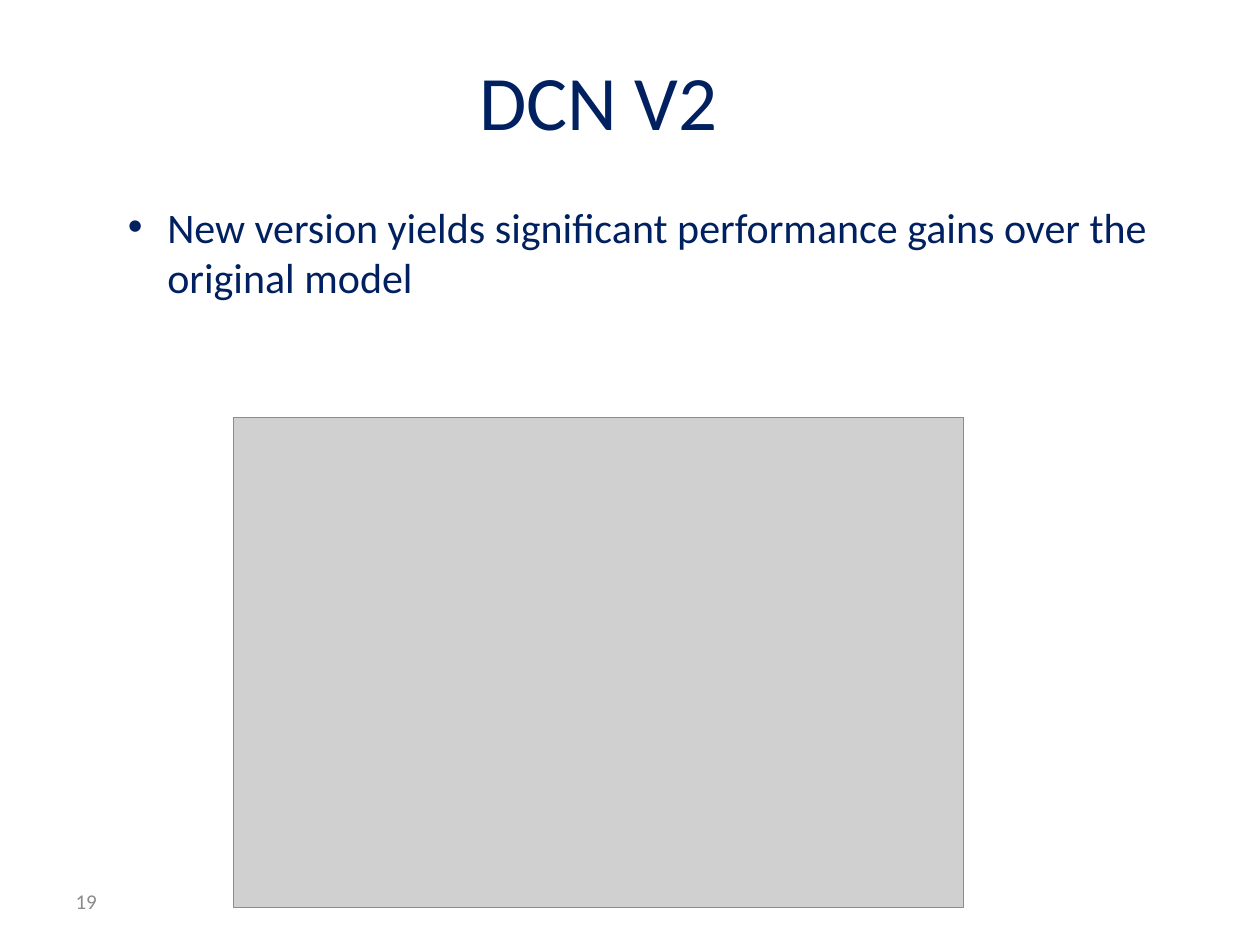
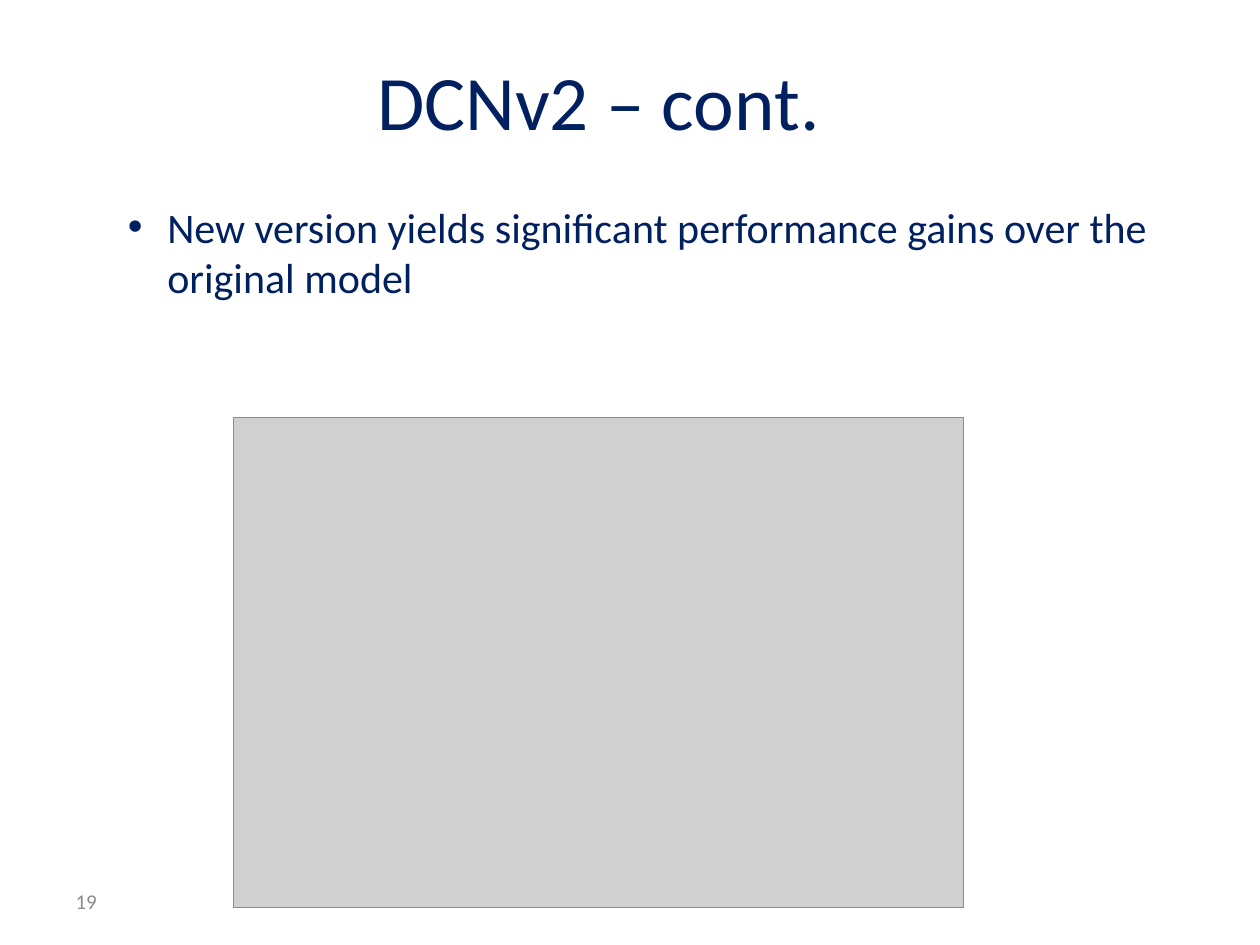
Before and after one commit to andyro2/Pneumonia-Detection-from-Chest-X-Rays-with-Robustness-to-Deformations, a slide deck: slide 19 of MidPresentation_Andy_Or.pptx. Drawn at 1260x945 pixels with LibreOffice and Linux fonts; fonts in the diff are those of the drawing; grey boxes stand for pictures; background and template pictures are left out. Boxes give left, top, right and bottom in pixels: in the first picture for what was removed or moved away, otherwise in the second. Text is boxed around its words. In the diff, an @@ line names an element or a change of style, - is before the commit and + after.

```diff
--- a/MidPresentation_Andy_Or.pptx
+++ b/MidPresentation_Andy_Or.pptx
@@ title at (377,80,820,131): text changed @@
-DCN V2
+DCNv2 – cont.
```
Also in this commit, not shown: 7 other slides changed.
